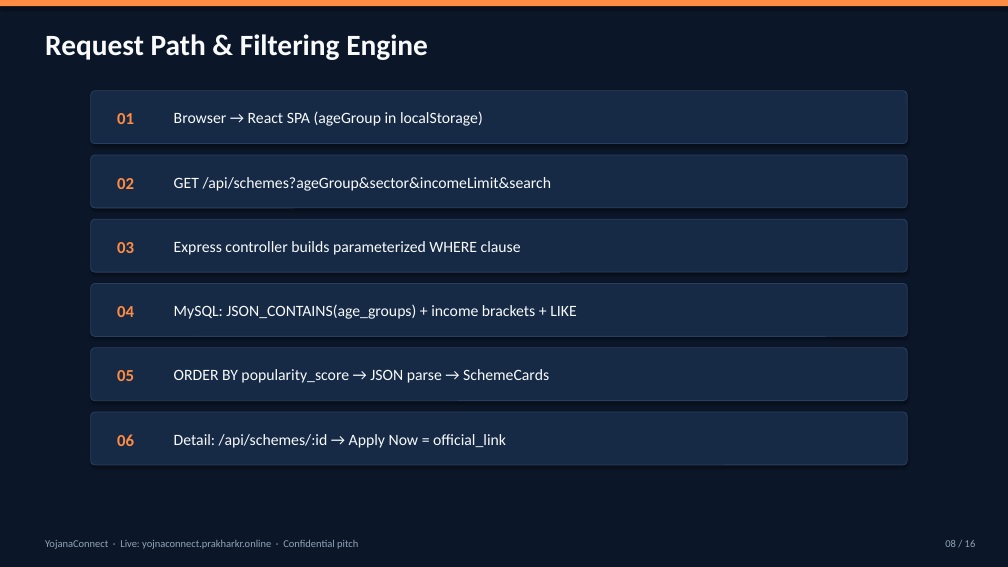
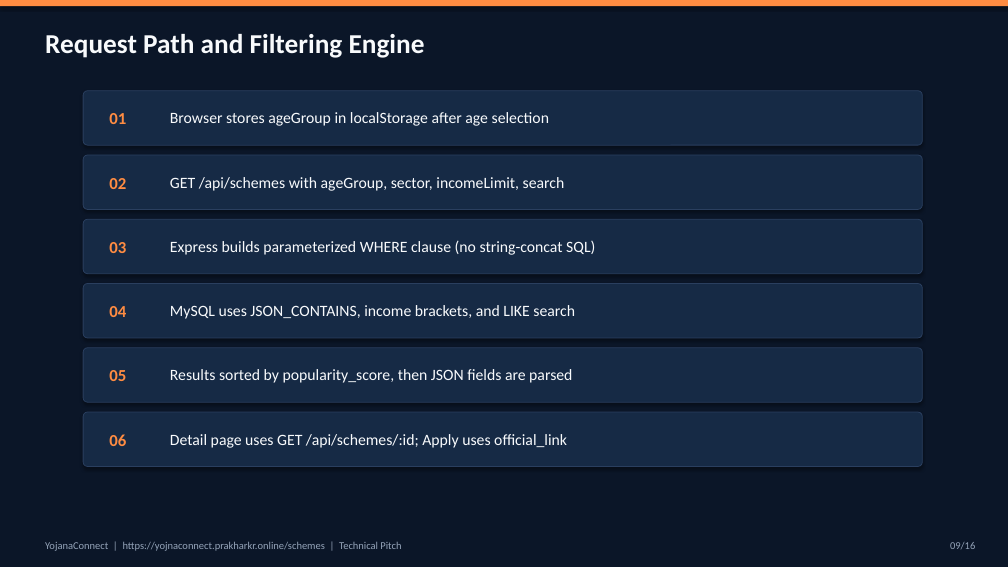
Before and after one commit to pawani-2502/YOJNA-CONNECT, a slide deck: slide 9 of pitch/YojnaConnect-TechPitch.pptx (slide 8 before the commit). Drawn at 1008x567 pixels with LibreOffice and Linux fonts; fonts in the diff are those of the drawing. Boxes give left, top, right and bottom in pixels: in the first picture for what was removed or moved away, otherwise in the second. Text is boxed around its words. In the diff, an @@ line names an element or a change of style, - is before the commit and + after.

```diff
--- a/pitch/YojnaConnect-TechPitch.pptx
+++ b/pitch/YojnaConnect-TechPitch.pptx
@@ text at (45, 34, 425, 58): text changed; size 28 to 26 pt @@
-Request Path & Filtering Engine
+Request Path and Filtering Engine
@@ rounded rectangle: place and size @@
-rounded rectangle at (91, 91, 907, 144)
+rounded rectangle at (83, 91, 923, 145)
@@ text at (170, 112, 549, 126): text changed @@
-Browser → React SPA (ageGroup in localStorage)
+Browser stores ageGroup in localStorage after age selection
@@ rounded rectangle: place and size @@
-rounded rectangle at (91, 155, 907, 208)
+rounded rectangle at (83, 155, 923, 209)
@@ text at (170, 177, 565, 191): text changed @@
-GET /api/schemes?ageGroup&sector&incomeLimit&search
+GET /api/schemes with ageGroup, sector, incomeLimit, search
@@ rounded rectangle: place and size @@
-rounded rectangle at (91, 219, 907, 272)
+rounded rectangle at (83, 219, 923, 274)
@@ text at (170, 240, 595, 255): text changed @@
-Express controller builds parameterized WHERE clause
+Express builds parameterized WHERE clause (no string-concat SQL)
@@ rounded rectangle: place and size @@
-rounded rectangle at (91, 284, 907, 337)
+rounded rectangle at (83, 284, 923, 338)
@@ text at (170, 305, 575, 319): text changed @@
-MySQL: JSON_CONTAINS(age_groups) + income brackets + LIKE
+MySQL uses JSON_CONTAINS, income brackets, and LIKE search
@@ rounded rectangle: place and size @@
-rounded rectangle at (91, 348, 907, 401)
+rounded rectangle at (83, 348, 923, 402)
@@ text at (170, 369, 572, 383): text changed @@
-ORDER BY popularity_score → JSON parse → SchemeCards
+Results sorted by popularity_score, then JSON fields are parsed
@@ rounded rectangle: place and size @@
-rounded rectangle at (91, 412, 907, 465)
+rounded rectangle at (83, 412, 923, 467)
@@ 6 texts: place and size @@
-6 texts at (117, 113, 134, 446)
+6 texts at (109, 113, 126, 446)
@@ text at (170, 434, 567, 448): text changed @@
-Detail: /api/schemes/:id → Apply Now = official_link
+Detail page uses GET /api/schemes/:id; Apply uses official_link
@@ text at (45, 542, 401, 551): text changed @@
-YojanaConnect · Live: yojnaconnect.prakharkr.online · Confidential pitch
+YojanaConnect | https://yojnaconnect.prakharkr.online/schemes | Technical Pitch
@@ text at (950, 542, 975, 549): text changed @@
-08 / 16
+09/16
```
Also in this commit, not shown: 14 other slides changed, 1 slide added, 1 slide removed, 1 other file.
